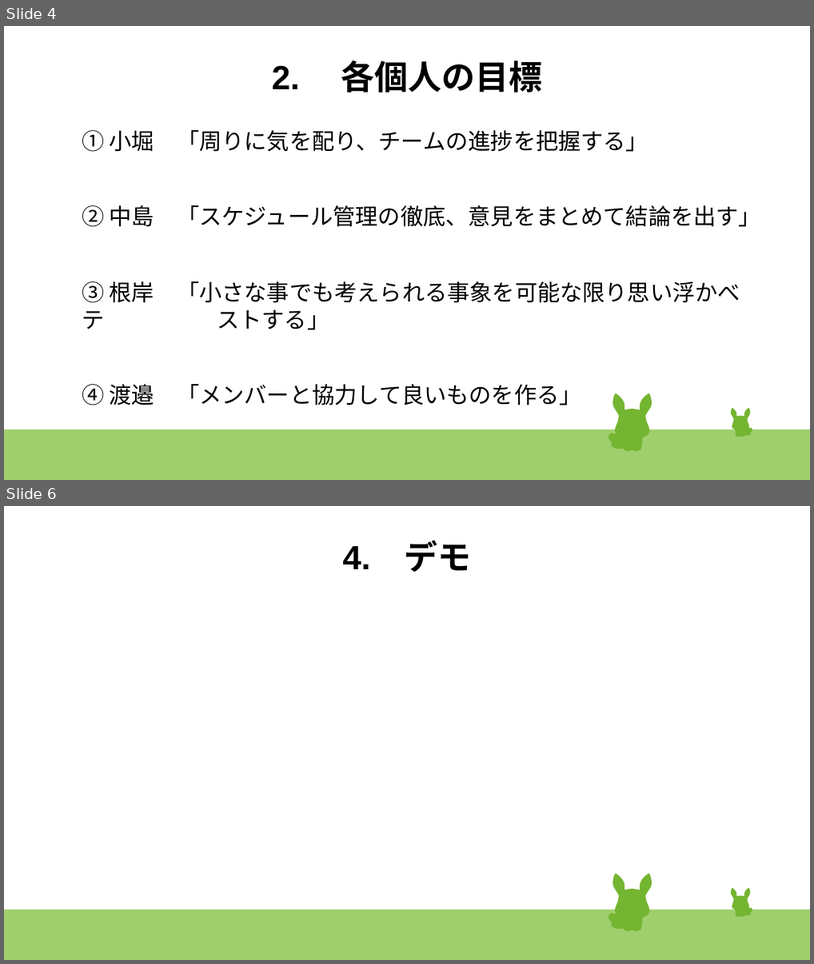
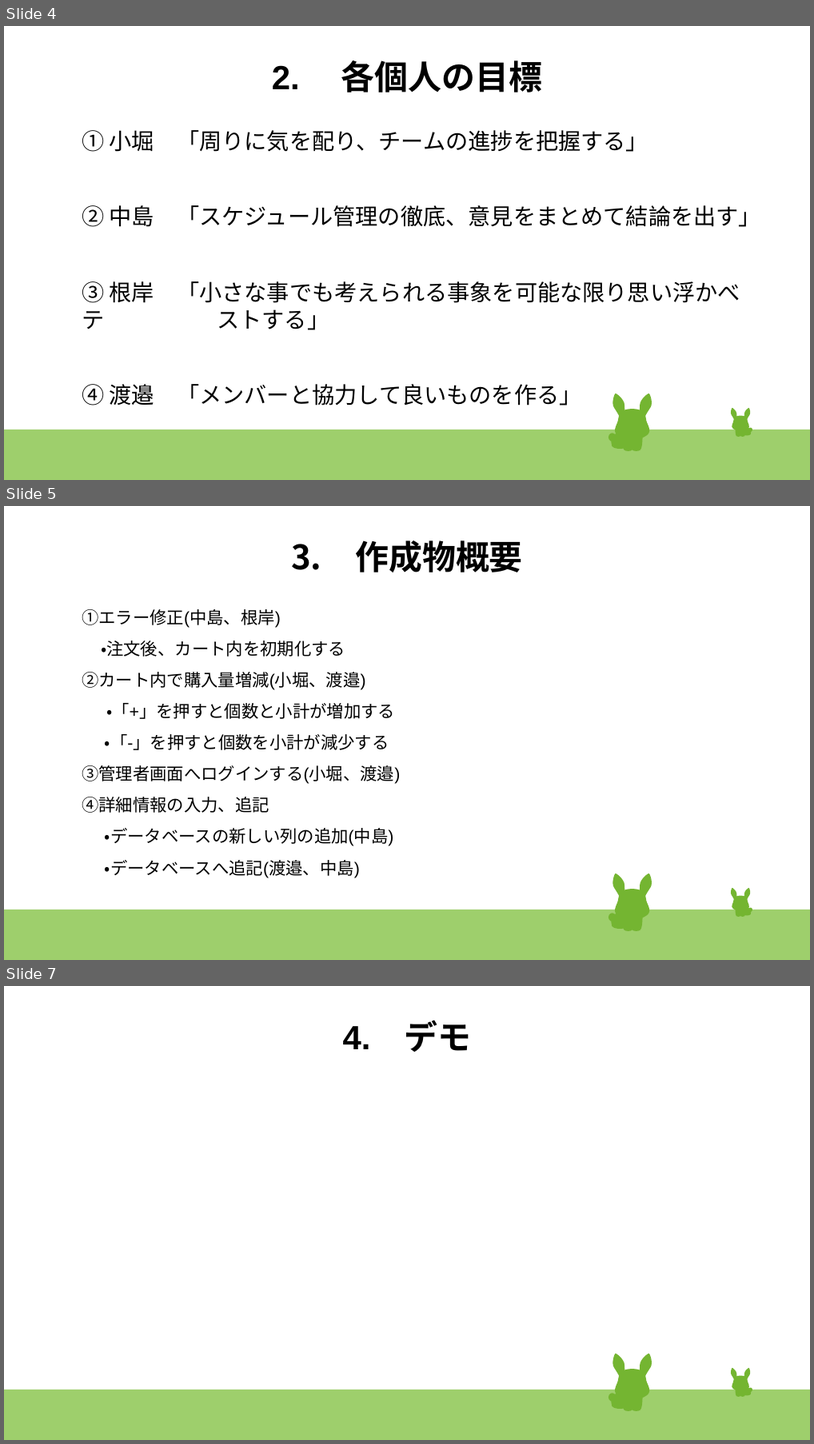
Before and after one commit to 17bd089s/shopping, a slide deck: document/発表スライド改.odp. Shown one above the other, each under a label of ours: slides 4 and 6 before the commit, slides 4, 5 and 7 after it; the slides between them are not shown. The pictures are 814x964 and 814x1444 pixels, drawn with LibreOffice and Linux fonts; fonts in the diff are those of the drawing. Boxes give left, top, right and bottom in pixels: in the first picture for what was removed or moved away, otherwise in the second. Text is boxed around its words. In the diff, an @@ line names an element or a change of style, - is before the commit and + after.

Commit message:
追加

```diff
--- a/document/発表スライド改.odp
+++ b/document/発表スライド改.odp
@@ slide 5 added at (x1=4, y1=506, x2=810, y2=960), background #FFFFFF; not listed: 47 template elements that a slide beside it also shows @@
@@ title added at (x1=291, y1=540, x2=523, y2=572), 33 pt, text #000000, bold @@
+3. 作成物概要
@@ text added at (x1=82, y1=609, x2=400, y2=878), 16.8 pt, text #000000 @@
+①エラー修正(中島、根岸)
+・注文後、カート内を初期化する
+②カート内で購入量増減(小堀、渡邉)
+・「+」を押すと個数と小計が増加する
+・「-」を押すと個数を小計が減少する
+③管理者画面へログインする(小堀、渡邉)
+④詳細情報の入力、追記
+・データベースの新しい列の追加(中島)
+・データベースへ追記(渡邉、中島)
@@ what was slide 6 is now slide 7 @@
```
Also in this commit, not shown: 1 slide changed.
